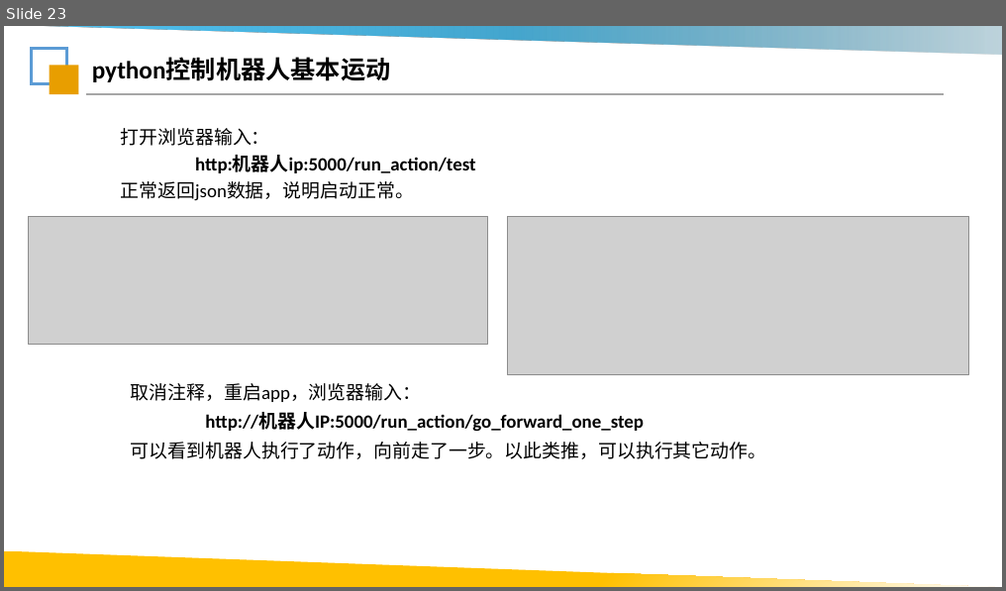
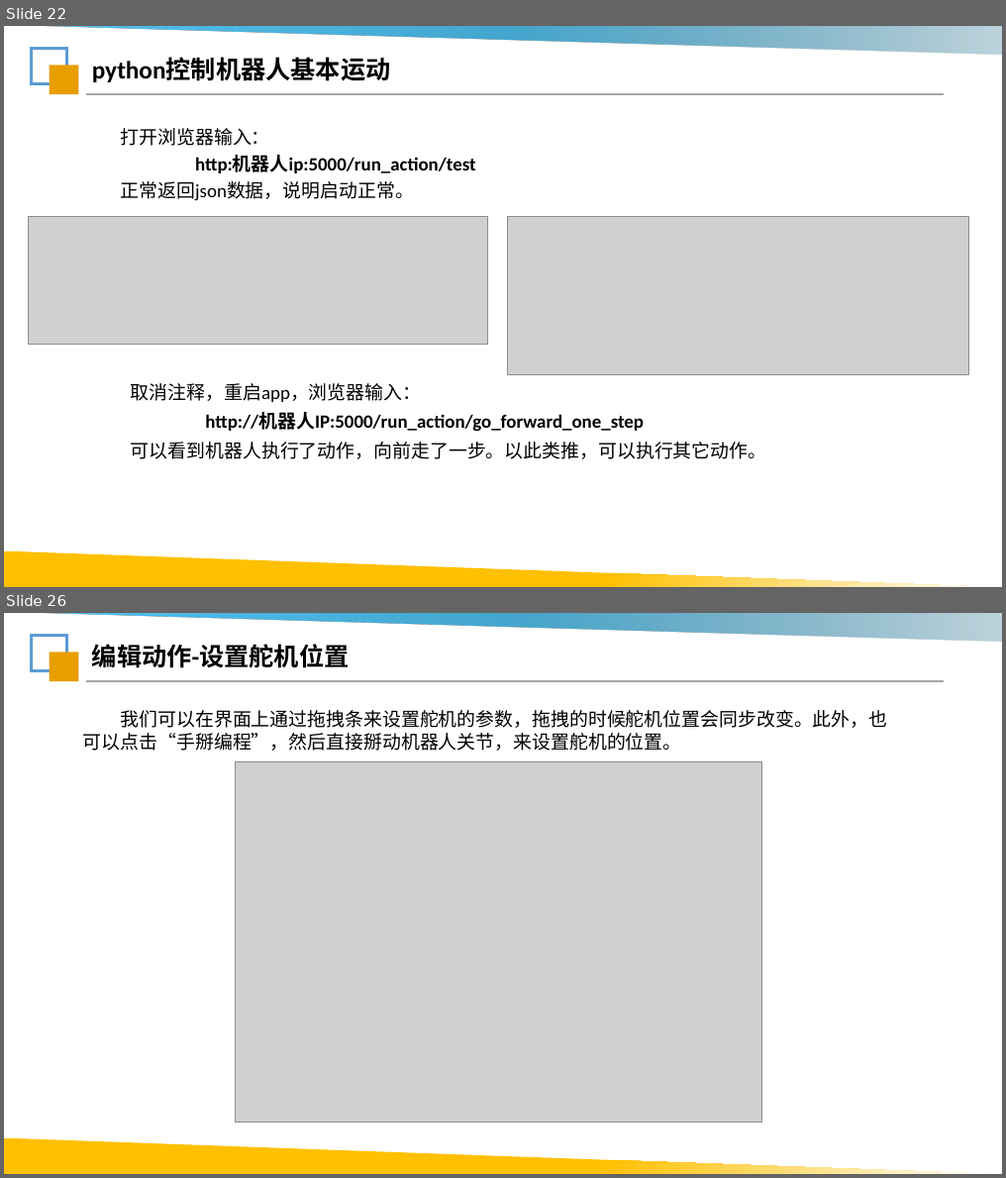
Before and after one commit to Lsnxiaoxiong/robot-course, a slide deck: ppt/第2课_Python与机器人控制.pptx. Shown one above the other, each under a label of ours: slide 23 before the commit, slides 22 and 26 after it; the slides between them are not shown. The pictures are 1006x591 and 1006x1178 pixels, drawn with LibreOffice and Linux fonts; fonts in the diff are those of the drawing; grey boxes stand for pictures; background and template pictures are left out. Boxes give left, top, right and bottom in pixels: in the first picture for what was removed or moved away, otherwise in the second. Text is boxed around its words. In the diff, an @@ line names an element or a change of style, - is before the commit and + after.

```diff
--- a/ppt/第2课_Python与机器人控制.pptx
+++ b/ppt/第2课_Python与机器人控制.pptx
@@ slide 26 added at (x1=4, y1=613, x2=1002, y2=1174), background #FFFFFF; not listed: 5 template elements that a slide beside it also shows @@
@@ text added at (x1=92, y1=644, x2=350, y2=668), 24 pt, text #000000, bold @@
+编辑动作-设置舵机位置
@@ text added at (x1=83, y1=710, x2=888, y2=751), 18 pt, text #000000 @@
+我们可以在界面上通过拖拽条来设置舵机的参数，拖拽的时候舵机位置会同步改变。此外，也可以点击“手掰编程”，然后直接掰动机器人关节，来设置舵机的位置。
@@ picture added at (x1=236, y1=761, x2=761, y2=1122) @@
@@ what was slide 23 is now slide 22 @@
```
Also in this commit, not shown: 4 slides changed, 20 other slides added, 3 slides removed, 3 other files.
